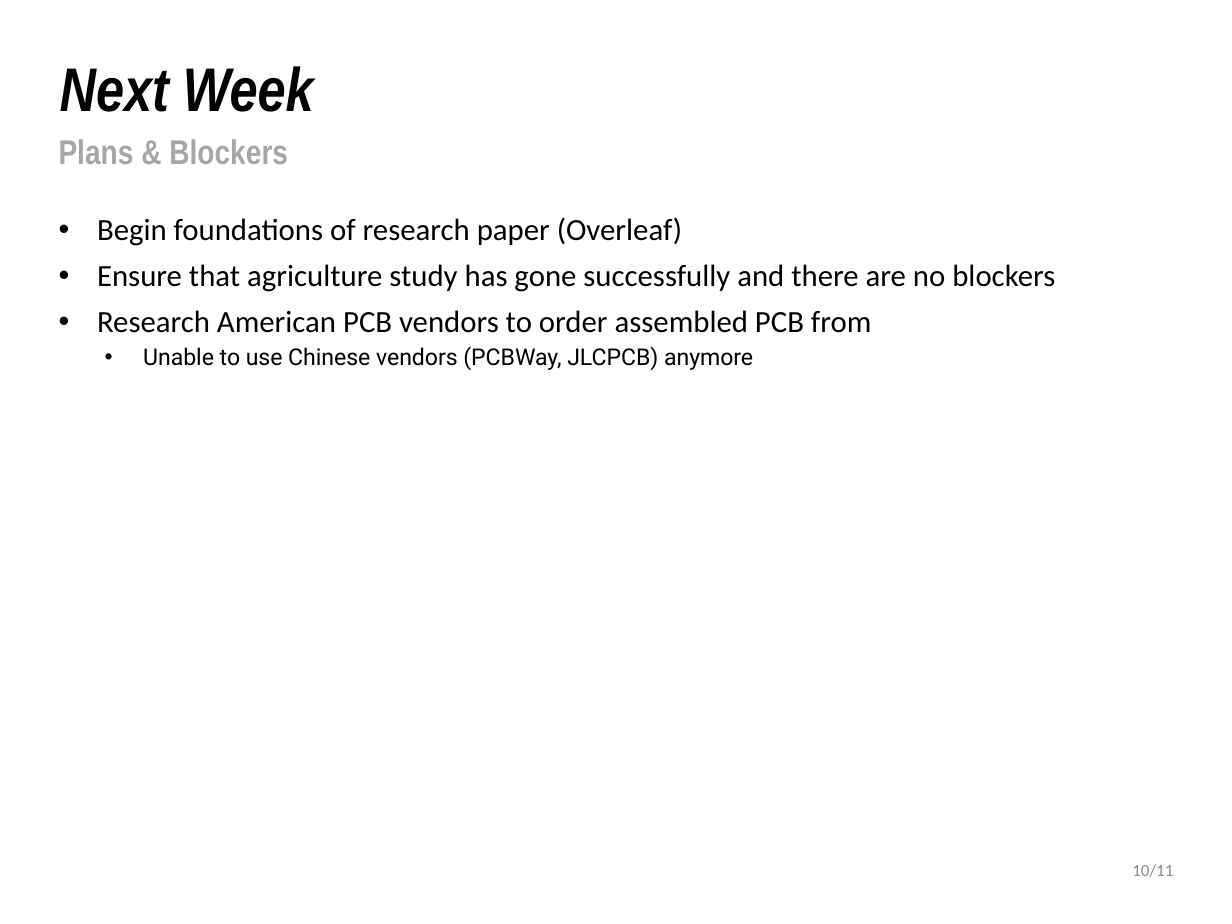
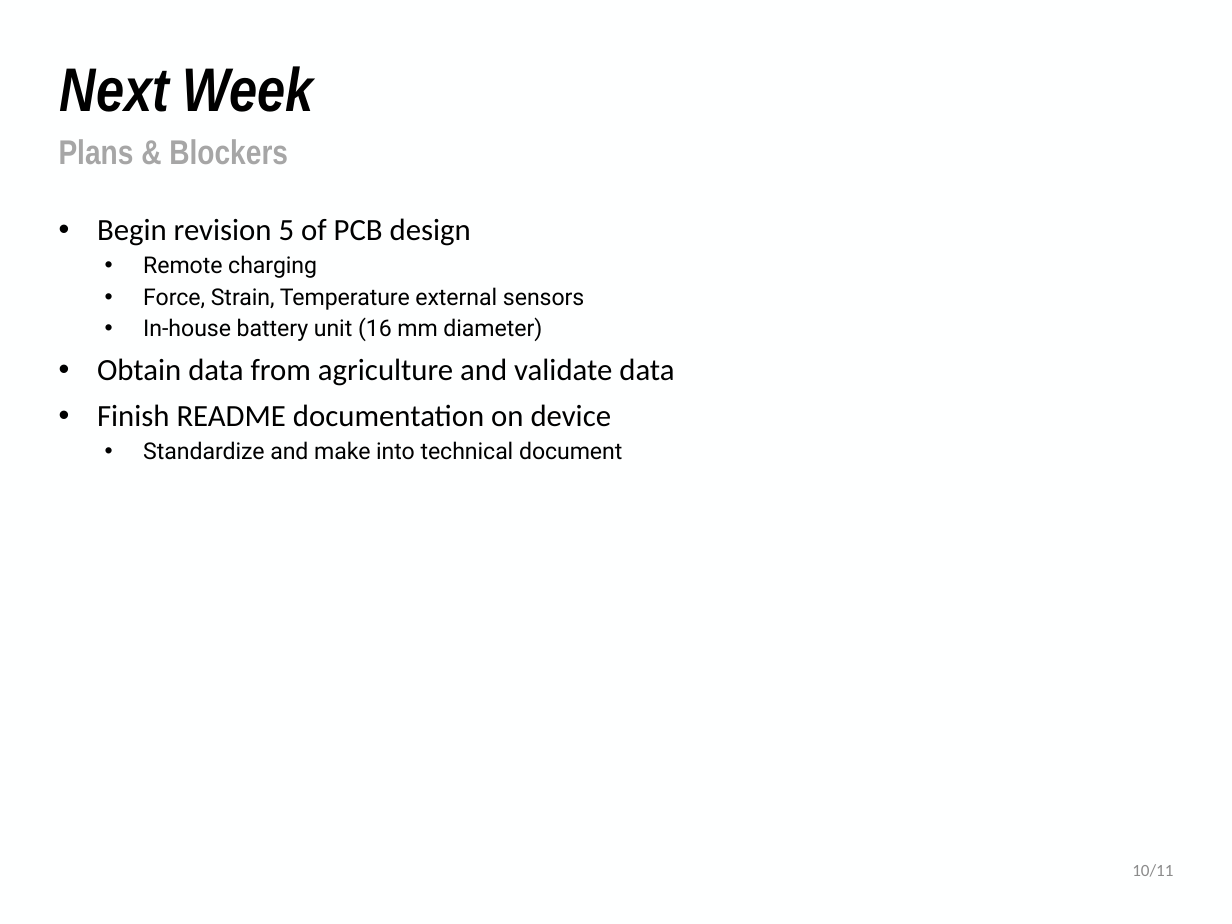
Before and after one commit to NHuang58/Biomedical_Device_PCB, a slide deck: slide 8 of Documentation/Slides/Week_22.pptx (slide 3 before the commit). Drawn at 1232x924 pixels with LibreOffice and Linux fonts; fonts in the diff are those of the drawing; background and template pictures are left out. Boxes give left, top, right and bottom in pixels: in the first picture for what was removed or moved away, otherwise in the second. Text is boxed around its words. In the diff, an @@ line names an element or a change of style, - is before the commit and + after.

```diff
--- a/Documentation/Slides/Week_22.pptx
+++ b/Documentation/Slides/Week_22.pptx
@@ text at [97,218,674,460]: text changed; size 18 to 13.5 pt; font Calibri to Roboto @@
-• Begin foundations of research paper (Overleaf)
-• Ensure that agriculture study has gone successfully and there are no blockers
-• Research American PCB vendors to order assembled PCB from
-  • Unable to use Chinese vendors (PCBWay, JLCPCB) anymore
+• Begin revision 5 of PCB design
+  • Remote charging
+  • Force, Strain, Temperature external sensors
+  • In-house battery unit (16 mm diameter)
+• Obtain data from agriculture and validate data
+• Finish README documentation on device
+  • Standardize and make into technical document
```
Also in this commit, not shown: 1 other slide changed, 5 slides added, 9 other files.
